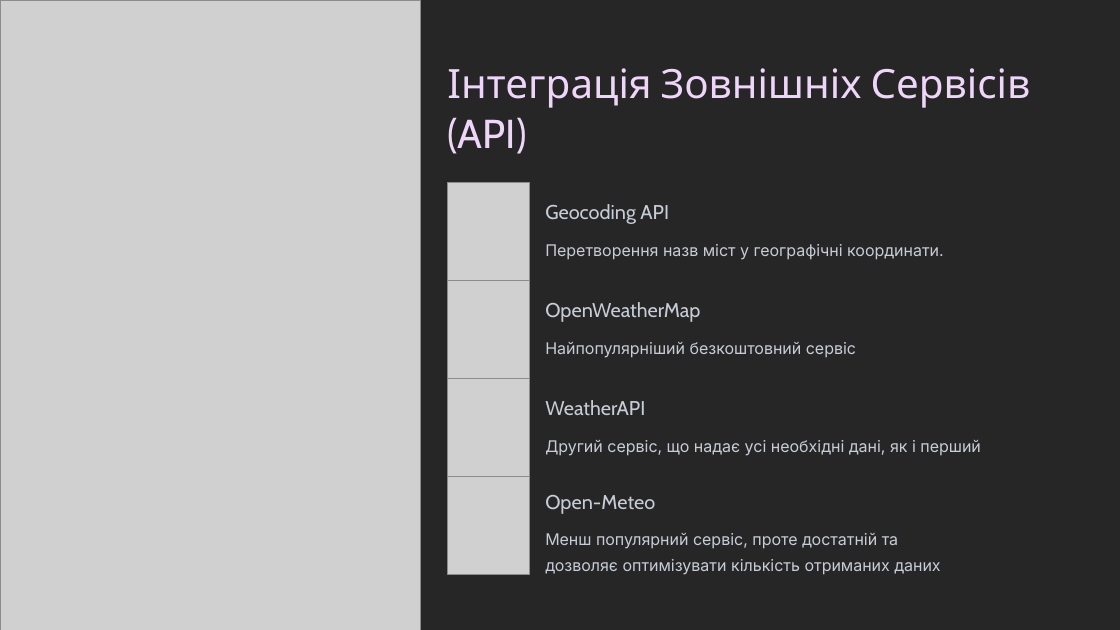
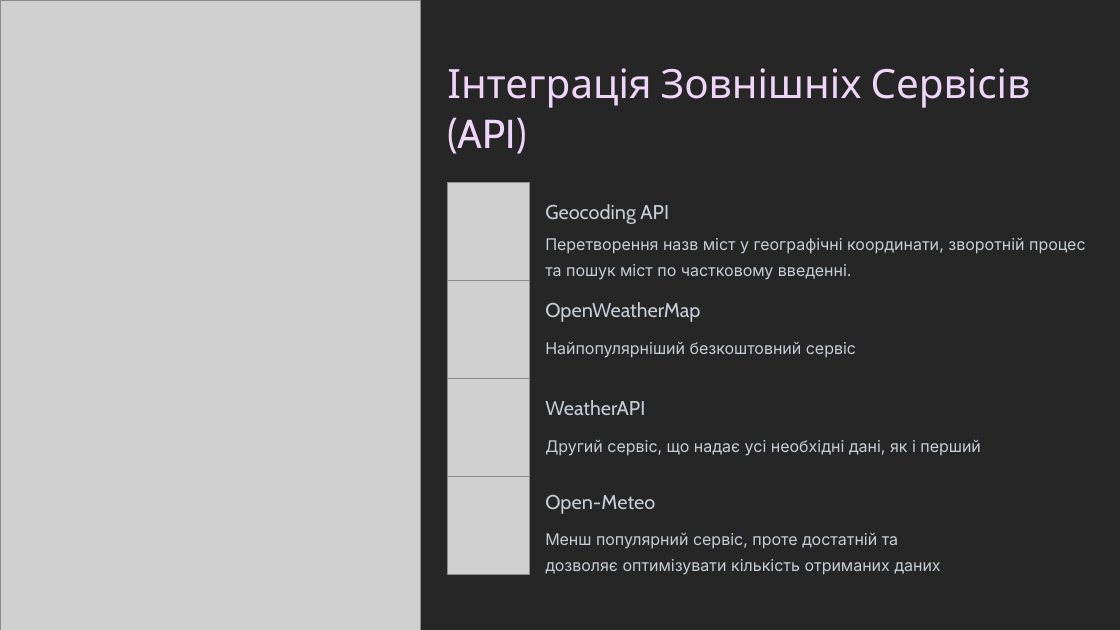
Before and after one commit to IlyaViz/weather-aggregator, a slide deck: slide 8 of docs/Презентація.pptx. Drawn at 1120x630 pixels with LibreOffice and Linux fonts; fonts in the diff are those of the drawing; grey boxes stand for pictures. Boxes give left, top, right and bottom in pixels: in the first picture for what was removed or moved away, otherwise in the second. Text is boxed around its words. In the diff, an @@ line names an element or a change of style, - is before the commit and + after.

```diff
--- a/docs/Презентація.pptx
+++ b/docs/Презентація.pptx
@@ text at (545, 238, 1024, 280): text changed @@
-Перетворення назв міст у географічні координати.
+Перетворення назв міст у географічні координати, зворотній процес
+та пошук міст по частковому введенні.
```
Also in this commit, not shown: 2 other slides changed.
